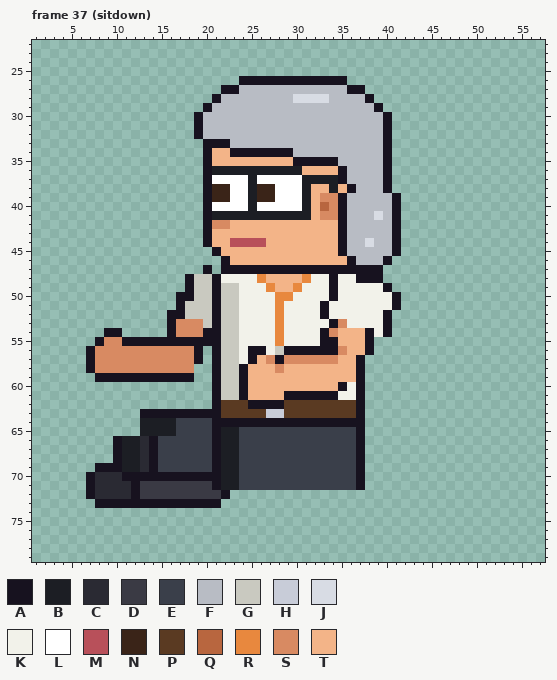
Edited in one commit: pixel-art file (sprites/clients/client_vetdoc_b_left_anim.aseprite). The first picture shows the starting point.
64x80 pixels, 129 frames. Colours within 5 levels of each other are drawn and written as one. Shown: frame 37 (sitdown): x 1..57, y 22..79. The old version is drawn lined up with the new one. The commit also changed other frames, which this record leaves out.
Visible layers, top first: "Arm Top", "Glasses", "Hair", "Face", "Watch", "Near Arm", "Collar", "Belt", "Shirt", "Body", "Back Arm", "Pants", "Shoes".
Palette (. is transparent): A #17121f  B #1c1e24  C #2a2a33  D #3a3a44  E #3a3f4a  F #b8bcc4  G #c9c9c0  H #c8ccd8  J #d8dce4  K #f2f2ea  L #ffffff  M #b8505a  N #3a2418  P #5a3a22  Q #b8663f  R #e8883e  S #d88a62  T #f3b488
Pixels before, frame 37 (sitdown) (only the part around the change), first column x 1:
34 ...................ATTAAAAAAAFFFFFFFFFFA............
35 ...................ATTTTTTTTTAAAAAFFFFFA............
36 ...................ABBBBBBBBBBTTTTAFFFFA............
37 ...................ALLLLBLLLLLBBBBAFFFFA............
38 ...................ANNLLBNNLLLBTTBTAFFFA............
39 ...................ANNLLBNNLLLBTSSAFFFFFA...........
40 ...................ALLLLBLLLLLBTQSAFFFFFA...........
41 ...................ABBBBBBBBBBBTSSAFFFJFA...........
42 ...................ASSTTTTTTTTTTTTAFFFFFA...........
43 ...................ATTTTTTTTTTTTTTAFFFFFA...........
44 ...................ATTMMMMTTTTTTTTAFFJFFA...........
45 ....................ATTTTTTTTTTTTTAFFFFFA...........
46 .....................ATTTTTTTTTTTTTAFFFA............
47 ...................A.AAAAAAAAAAAAAAAAAA.............
48 .................AGGAKKKKRTTTTRKKAKKAAA.............
49 .................AGGAGGKKKRTTRKKKAKKKKKA............
50 ................AAGGAGGKKKKRRKKKKAKKKKKKA...........
51 ................AGGGAGGKKKKRKKKKAKKKKKKKA...........
52 ...............AAGGGAGGKKKKRKKKKAKKKKKKA............
53 ...............ASSSGAGGKKKKRKKKKKASKKKKA............
54 ........AA.....ASSSAAGGKKKKRKKKKASTTTAKA............
55 .......ASSAAAAAAAAAAAGGKKKKRKKKKAATTTA..............
56 ......ASSSSSSSSSSSA.AGGKAAKGAAAAAASTTA..............
57 ......ASSSSSSSSSSSA.AGGKATSASSSSSSTTA...............
58 ......ASSSSSSSSSSS..AGGATTTSTTTTTTTTA...............
59 .......AAAAAAAAAAA..AGGATTTTTTTTTTTTA...............
60 ....................AGGATTTTTTTTTTAKA...............
61 ....................AGGATTTTAAAAAAKKA...............
62 ....................APPPAAAAPPPPPPPPA...............
63 ............AAAAAAAAAPPPPPHHPPPPPPPPA...............
64 ............BBBBEEEEAAAAAAAAAAAAAAAAA...............
65 ............BBBBEEEEABBEEEEEEEEEEEEEA...............
66 .........ABBCAEEEEEEABBEEEEEEEEEEEEEA...............
67 .........ABBCAEEEEEEABBEEEEEEEEEEEEEA...............
68 .........ABBCAEEEEEEABBEEEEEEEEEEEEEA...............
69 .......AAABBCAEEEEEEABBEEEEEEEEEEEEEA...............
70 ......ACCCAAAAAAAAAAABBEEEEEEEEEEEEEA...............
71 ......ACCCCADDDDDDDDABBEEEEEEEEEEEEEA...............
72 ......ACCCCADDDDDDDDDA..............................
73 .......AAAAAAAAAAAAAA...............................
74 ....................................................
75 ....................................................
76 ....................................................
77 ....................................................
78 ....................................................
79 ....................................................
New version:
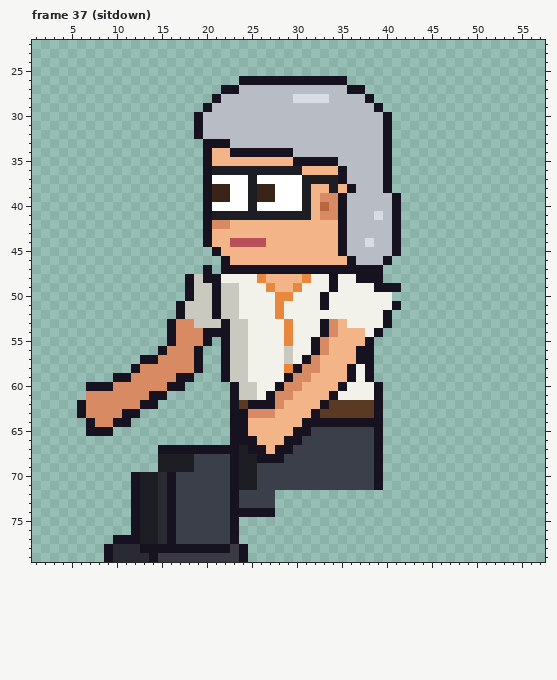
The edit:
whole drawing moved by -2,-6 (the old picture is shown already moved)
Frame 37 (sitdown):
y 48: x 20 G -> A
y 49: x 39 K -> A; x 41 . -> A
y 50: x 17 A -> .; x 33..34 KA -> AK; x 41 A -> .
y 52: x 16 A -> .; x 33 A -> K
y 53: x 19 S -> G; x 21..22 AG -> GA; x 24 K -> G; x 28..29 RK -> KR; x 33..35 KAS -> AST
y 54: x 9..10 AA -> ..; x 22 G -> A; x 24 K -> G; x 28..29 RK -> KR; x 38..40 AKA -> KA.
y 55: x 8..15 ASSAAAAA -> ........; x 17..19 AAA -> SSS; x 21..22 AG -> .A; x 24 K -> G; x 28..29 RK -> KR; x 32..34 KAA -> AST
y 56: x 7..15 ASSSSSSSS -> ........A; x 21..22 AG -> .A; x 24..26 KAA -> GKK; x 28..31 GAAA -> KGKK; x 33..35 AAS -> STT; x 37 T -> A
y 57: x 7..14 ASSSSSSS -> ......AA; x 21..22 AG -> .A; x 24..31 KATSASSS -> GKKKKGKA; x 33..34 SS -> TT; x 38 . -> A
y 58: x 7..12 ASSSSS -> .....A; x 19 . -> A; x 21..22 AG -> .A; x 24..32 ATTTSTTTT -> GKKKKRASS; x 36..38 TA. -> AKA
y 59: x 8..9 AA -> ..; x 12..16 AAAAA -> SSSSS; x 21..22 AG -> .A; x 24..31 ATTTTTTT -> GKKKKASS; x 36..38 TA. -> AKA
y 60: x 7..17 ........... -> AAASSSSSSAA; x 21..30 AGGATTTTTT -> ..AGGKKASS; x 37..39 A.. -> KKA
y 61: x 7..15 ......... -> SSSSSSSAA; x 21..33 AGGATTTTAAAAA -> ..AGGKASSTTTT; x 37..39 A.. -> KKA
y 62: x 6..14 ......... -> ASSSSSSAA; x 21..23 APP -> ..A; x 28..33 APPPPP -> STTTTA; x 37..39 A.. -> PPA
y 63: x 6..32 .......AAAAAAAAAPPPPPHHPPPP -> ASSSSAA..........AASSSTTTTA; x 37..39 A.. -> PPA
y 64: x 7..11 ..... -> ASSAA; x 13..22 BBBBEEEEAA -> ..........; x 25..30 AAAAAA -> TTTTTT; x 38..39 .. -> AA
y 65: x 7..9 ... -> AAA; x 13..31 BBBBEEEEABBEEEEEEEE -> ..........AATTTTTAA; x 37..39 A.. -> EEA
y 66: x 10..30 ABBCAEEEEEEABBEEEEEEE -> .............AAATTTAA; x 37..39 A.. -> EEA
y 67: x 10..20 ABBCAEEEEEE -> .....AAAAAA; x 22..29 BBEEEEEE -> AABAATAA; x 37..39 A.. -> EEA
y 68: x 10..18 ABBCAEEEE -> .....BBBB; x 21..28 ABBEEEEE -> EEABBAAA; x 37..39 A.. -> EEA
y 69: x 8..18 AAABBCAEEEE -> .......BBBB; x 21..25 ABBEE -> EEABB; x 37..39 A.. -> EEA
y 70: x 7..11 ACCCA -> .....; x 13..15 AAA -> BBC; x 17..25 AAAAABBEE -> EEEEEEABB; x 37..39 A.. -> EEA
y 71: x 7..11 ACCCC -> .....; x 13..25 DDDDDDDDABBEE -> BBCAEEEEEEABB; x 37..39 A.. -> EEA
y 72: x 7..11 ACCCC -> .....; x 13..27 DDDDDDDDDA..... -> BBCAEEEEEEAEEEE
y 73: x 8..11 AAAA -> ....; x 13..15 AAA -> BBC; x 17..27 AAAAA...... -> EEEEEEAEEEE
y 74: x 12..27 ................ -> ABBCAEEEEEEAAAAA
y 75..76: x 12..23 ............ -> ABBCAEEEEEEA
y 77: x 10..23 .............. -> AAABBCAEEEEEEA
y 78: x 9..24 ................ -> ACCCAAAAAAAAAADA
y 79: x 9..24 ................ -> ACCCCADDDDDDDDDA
Where, in picture pixels (left, top, right, bottom), the same in both pictures:
changed: (77, 274, 401, 562)
